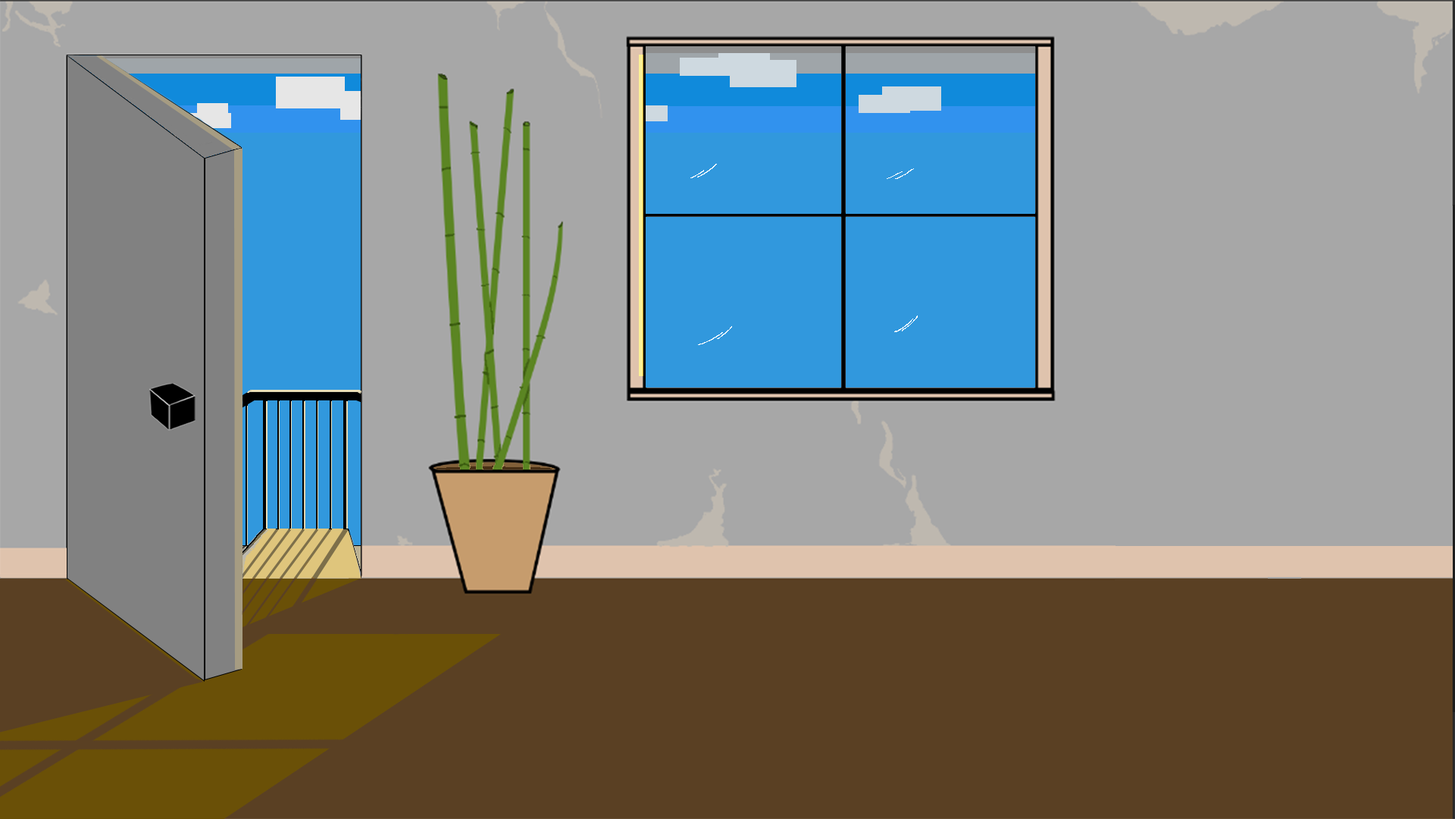
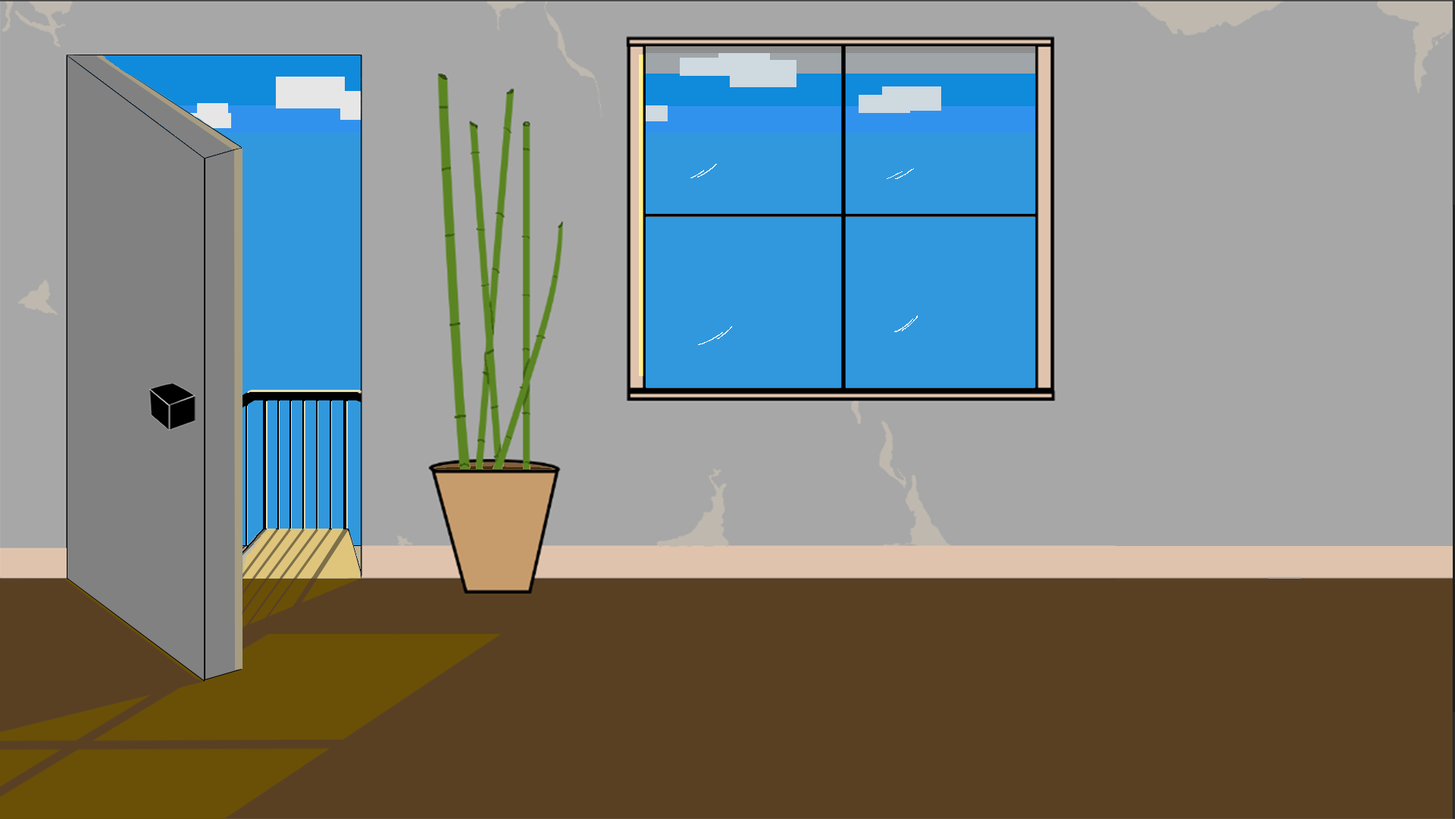
Layered file, before and after one edit (1455×819). Changes by layer:
added layer "Rectangle 6" above "rembarde extérieur" over [103, 55, 361, 76]
